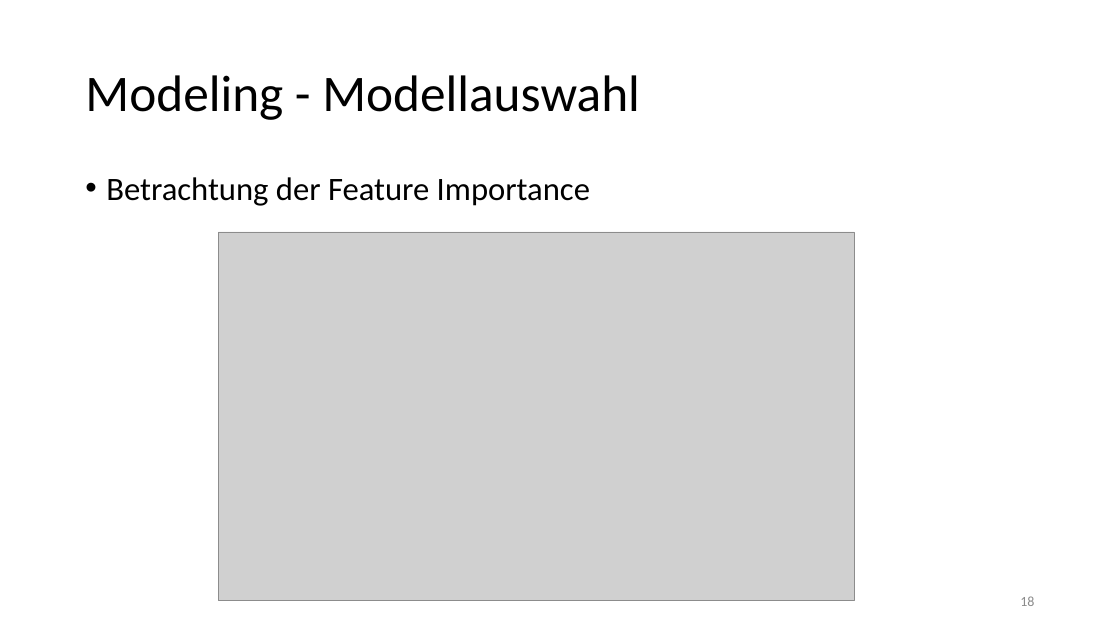
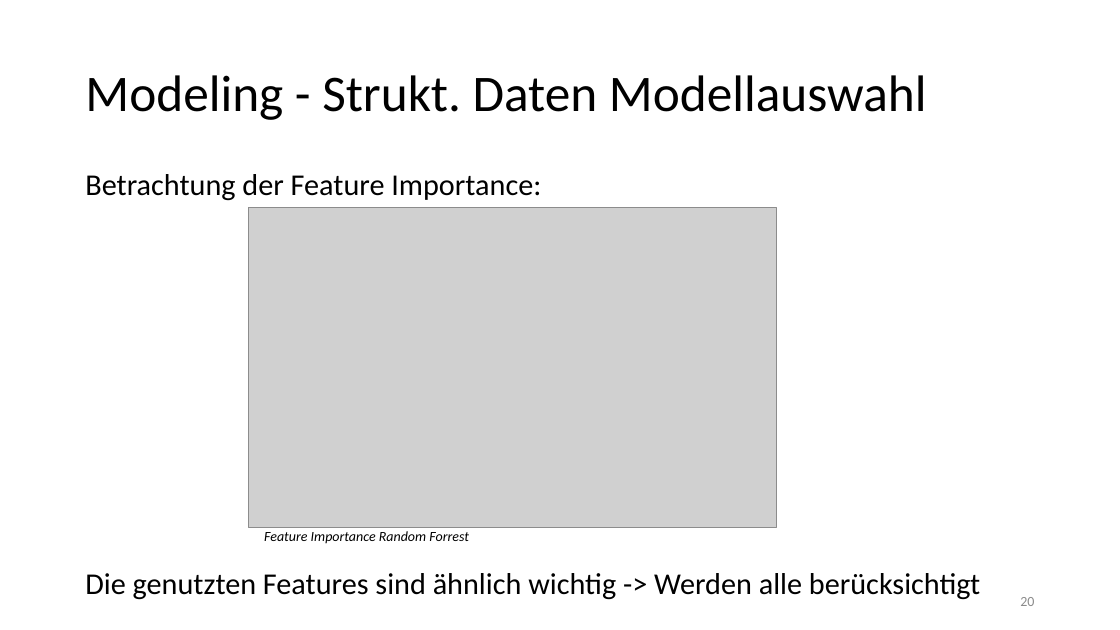
Before and after one commit to Flitschi7/big-data-management, a slide deck: slide 20 of Organisational/Dokumentation HHZ Rocket Project.pptx (slide 18 before the commit). Drawn at 1120x630 pixels with LibreOffice and Linux fonts; fonts in the diff are those of the drawing; grey boxes stand for pictures. Boxes give left, top, right and bottom in pixels: in the first picture for what was removed or moved away, otherwise in the second. Text is boxed around its words. In the diff, an @@ line names an element or a change of style, - is before the commit and + after.

```diff
--- a/Organisational/Dokumentation HHZ Rocket Project.pptx
+++ b/Organisational/Dokumentation HHZ Rocket Project.pptx
@@ title at (x1=85, y1=75, x2=927, y2=120): text changed @@
-Modeling - Modellauswahl
+Modeling - Strukt. Daten Modellauswahl
@@ text at (x1=85, y1=174, x2=541, y2=201): text changed; size 28 to 25.9 pt @@
-• Betrachtung der Feature Importance
+Betrachtung der Feature Importance:
@@ picture resized from (x1=218, y1=232, x2=854, y2=601) to (x1=248, y1=208, x2=776, y2=527) @@
@@ text added at (x1=264, y1=531, x2=469, y2=544), 12 pt, text #000000, italic @@
+Feature Importance Random Forrest
@@ text added at (x1=85, y1=573, x2=980, y2=600), 25.9 pt, text #000000 @@
+Die genutzten Features sind ähnlich wichtig -> Werden alle berücksichtigt
@@ page number at (x1=1020, y1=597, x2=1034, y2=606): text changed @@
-18
+20
```
Also in this commit, not shown: 7 other slides changed, 2 slides added, 3 other files.
